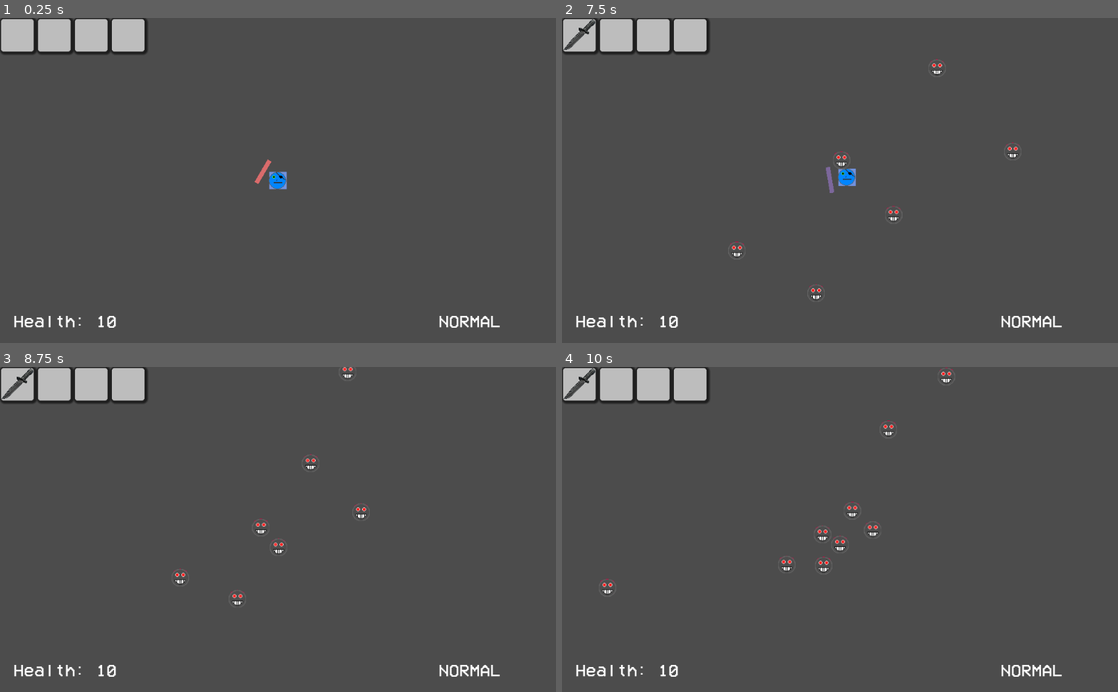
Above: before the commit, frames 1-4 (two rows, left to right).
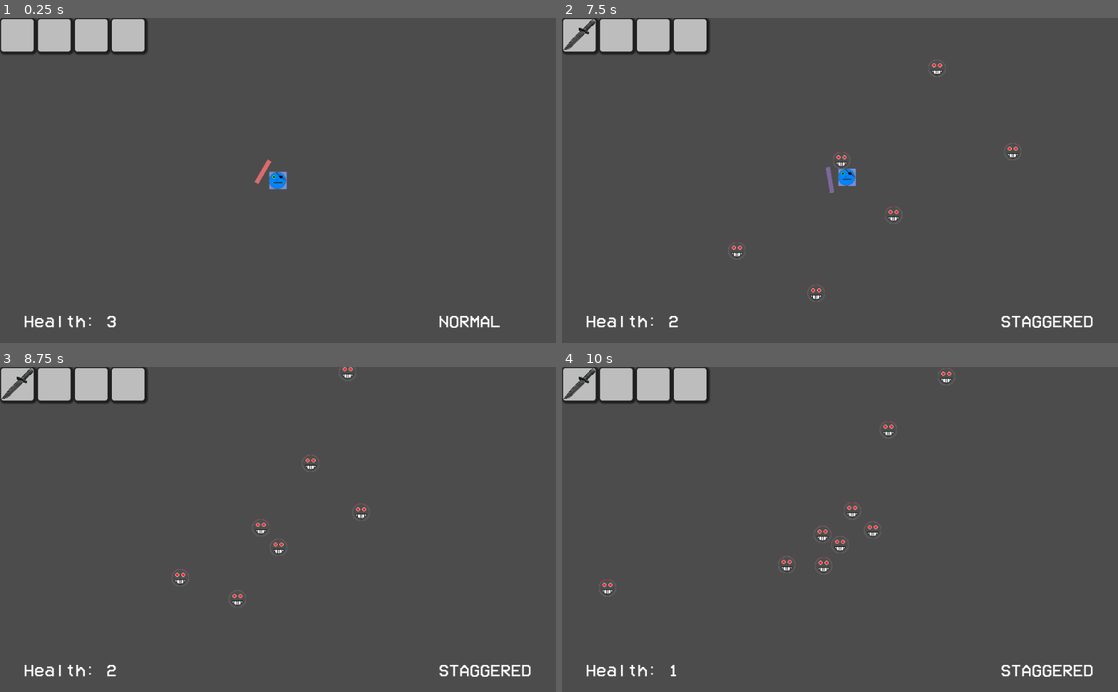
Above: after the commit, the same moments.

Repository: ESJ-Game-Dev-Club/waiver
Game: Godot game, scene res://main.tscn
Two runs of this game, one before a commit and one after it. Both use one fixed random seed, a clock stepped at 60 frames per second and the inputs below.
Inputs (mouse positions are in pixels of both pictures, inside the frame that each line leads up to):
- Up to frame 1 (0.25 s): no input
- Up to frame 2 (7.5 s): tap Enter (ui_accept) at 0.5, 0.77, 1.52, 2, 3.02, 3.77, 4.52, 6.02, 6.77 s; move the mouse to (962, 164) at 0.52 s; hold D (move_right) 0.53-1.28 s; click (962, 164) at 0.6 s; move the mouse to (728, 196) at 1.27 s; hold S (move_down) 1.28-2.03 s; click (728, 196) at 1.35 s; move the mouse to (895, 109) at 2.02 s; hold D (move_right) 2.03-2.78 s; click (895, 109) at 2.1 s; move the mouse to (812, 245) at 2.77 s; hold W (move_up) 2.78-3.53 s; click (812, 245) at 2.85 s; move the mouse to (1006, 229) at 3.52 s; hold A (move_left) 3.53-5.03 s; click (1006, 229) at 3.6 s; move the mouse to (673, 131) at 4.27 s; click (673, 131) at 4.35 s; move the mouse to (867, 180) at 5.02 s; hold S (move_down) 5.03-5.78 s; click (867, 180) at 5.1 s; move the mouse to (756, 99) at 5.77 s; hold D (move_right) 5.78-6.53 s; click (756, 99) at 5.85 s; move the mouse to (962, 164) at 6.52 s; hold W (move_up) 6.53-7.28 s; click (962, 164) at 6.6 s; move the mouse to (728, 196) at 7.27 s; hold D (move_right) from 7.28 s (still down); click (728, 196) at 7.35 s
- Up to frame 3 (8.75 s): tap Enter (ui_accept) at 7.52 s; move the mouse to (333, 458) at 8.02 s; release D (move_right) at 8.03 s; hold S (move_down) from 8.03 s (still down); click (333, 458) at 8.1 s
- Up to frame 4 (10 s): move the mouse to (812, 594) at 8.77 s; release S (move_down) at 8.78 s; hold A (move_left) 8.78-9.53 s; click (812, 594) at 8.85 s; tap Enter (ui_accept) at 9.02, 9.77 s; move the mouse to (1006, 578) at 9.52 s; hold W (move_up) from 9.53 s (still down); click (1006, 578) at 9.6 s

The runs differ from the first frame. In frame 1, 0.3% of the frame differs, in the area x 2-21%, y 91-96%; in frame 2, 0.6%; in frame 3, 0.6%; in frame 4, 0.6%, in the area x 2-96%, y 91-96%.
Error before the commit: Parse Error: Indented block expected after declaration of "_process" function. (res://ui/hud.gd:5)

Commit message:
fixed mistake (thanks will) 	modified:   ui/hud.gd

Diff:
--- a/ui/hud.gd
+++ b/ui/hud.gd
@@ -2,5 +2,5 @@
 
 
 func _process(delta):
-a	$Control/Health.text = "Health: " + str(GlobalVars.player.health)
+	$Control/Health.text = "Health: " + str(GlobalVars.player.health)
 	$Control/State.text = GlobalVars.player.States.keys()[GlobalVars.player.current_state]
